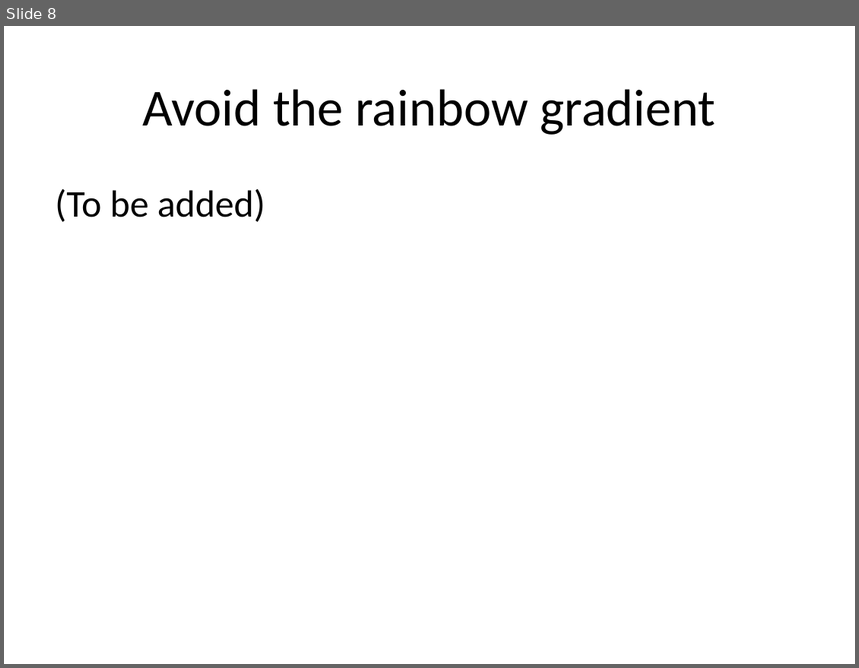
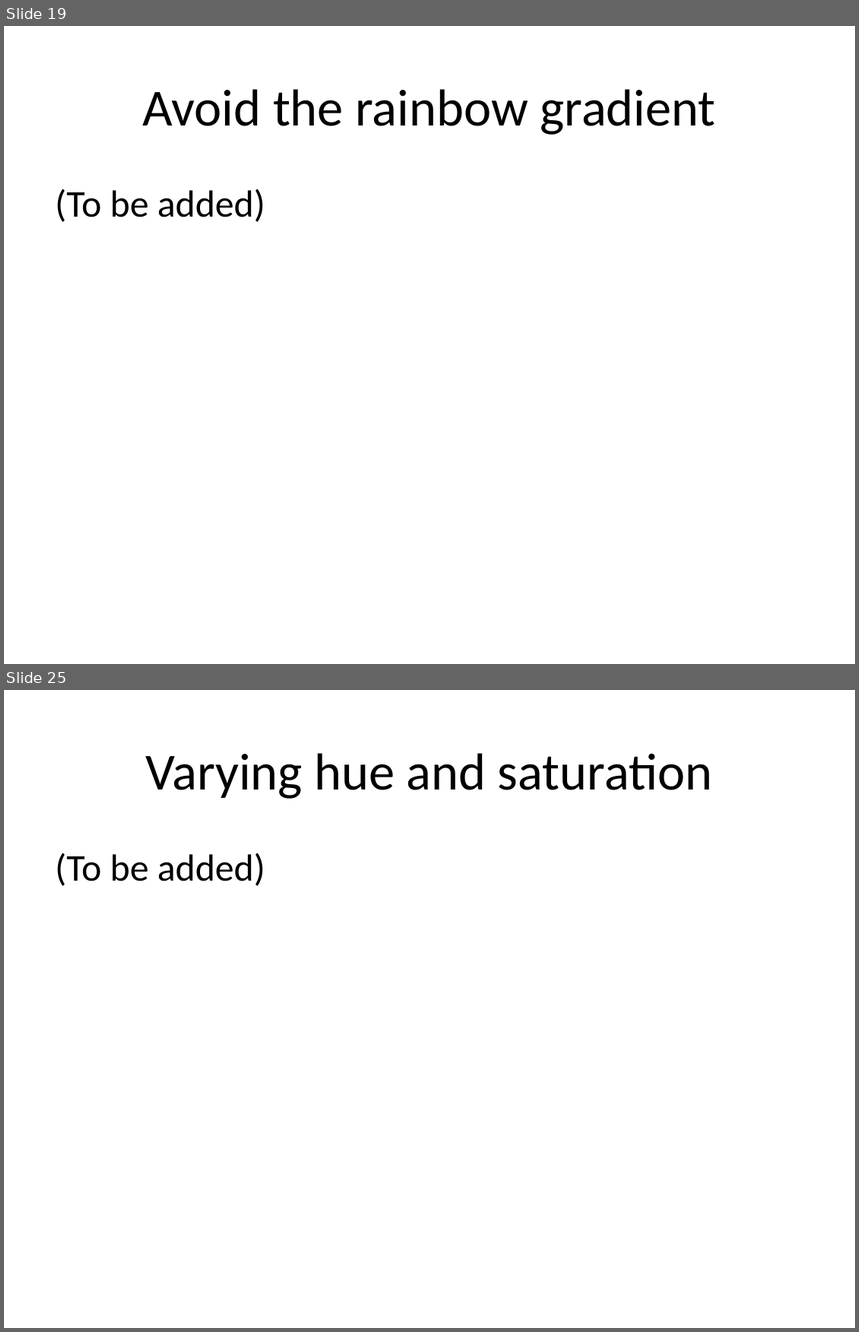
Before and after one commit to pmean/data-visualization, a slide deck: data-viz-02/component/recommendations-colors.pptx. Shown one above the other, each under a label of ours: slide 8 before the commit, slides 19 and 25 after it; the slides between them are not shown. The pictures are 859x668 and 859x1332 pixels, drawn with LibreOffice and Linux fonts; fonts in the diff are those of the drawing. Boxes give left, top, right and bottom in pixels: in the first picture for what was removed or moved away, otherwise in the second. Text is boxed around its words. In the diff, an @@ line names an element or a change of style, - is before the commit and + after.

```diff
--- a/data-viz-02/component/recommendations-colors.pptx
+++ b/data-viz-02/component/recommendations-colors.pptx
@@ slide 25 added at (4, 690, 855, 1328), background #FFFFFF @@
@@ title added at (145, 753, 713, 799), 44 pt, text #000000 @@
+Varying hue and saturation
@@ text added at (55, 853, 265, 886), 32 pt, text #000000 @@
+(To be added)
@@ what was slide 8 is now slide 19 @@
```
Also in this commit, not shown: 2 slides changed, 17 other slides added, 1 slide removed, 25 other files.
